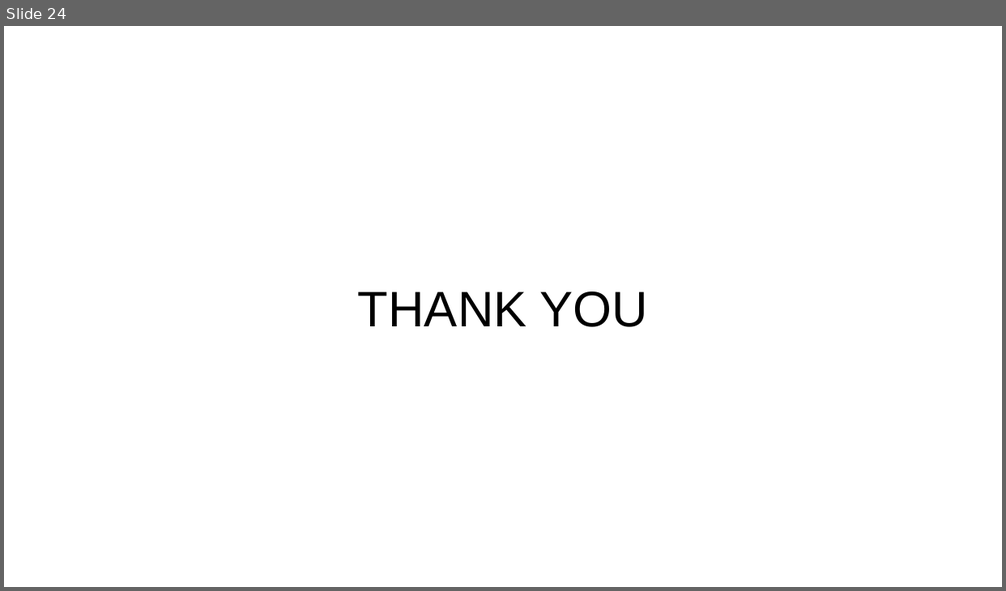
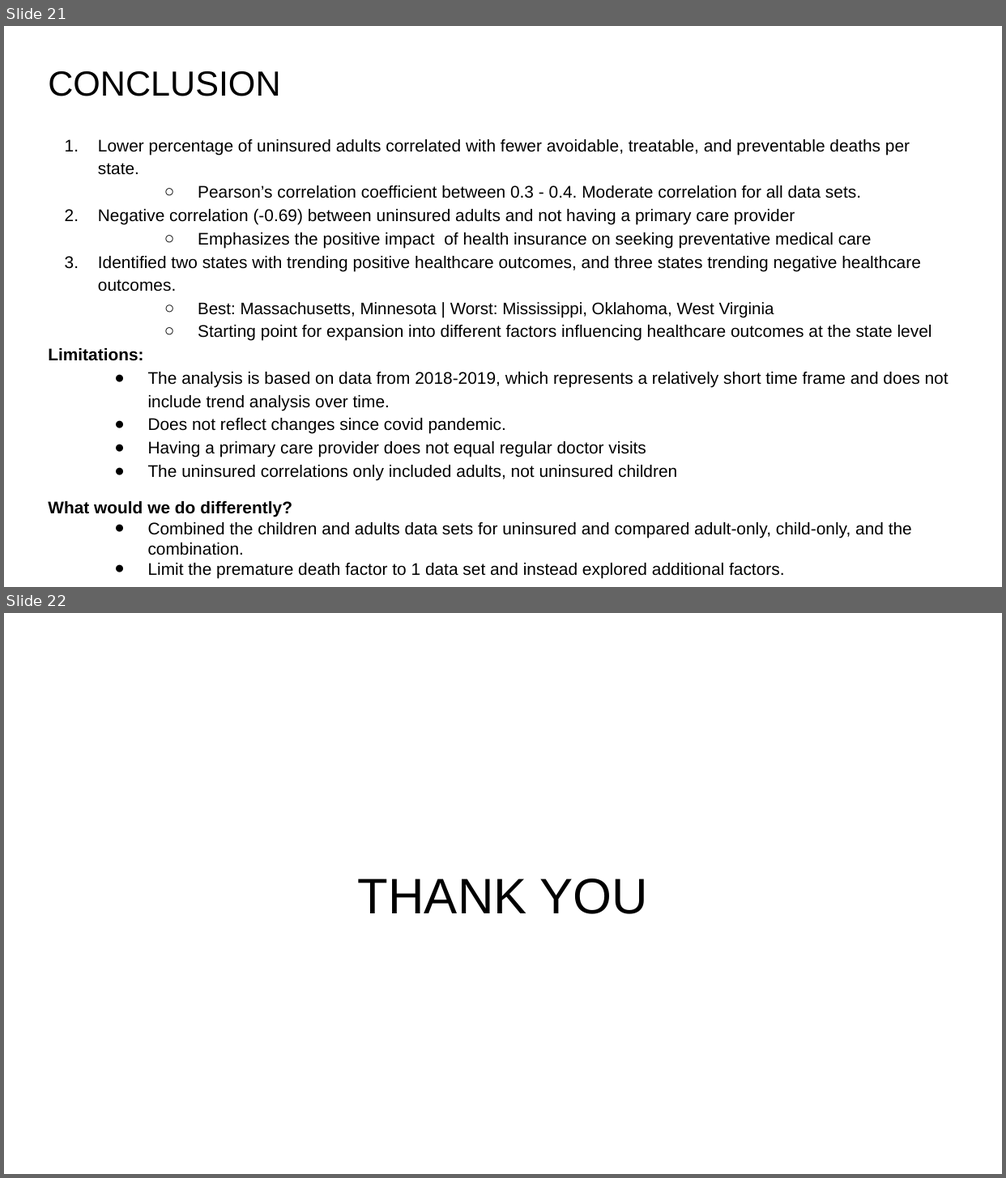
Before and after one commit to redpandata19/Project_1_Team_5, a slide deck: Project 1 Group 5 slides.pptx. Shown one above the other, each under a label of ours: slide 24 before the commit, slides 21 and 22 after it. The pictures are 1006x591 and 1006x1178 pixels, drawn with LibreOffice and Linux fonts; fonts in the diff are those of the drawing. Boxes give left, top, right and bottom in pixels: in the first picture for what was removed or moved away, otherwise in the second. Text is boxed around its words. In the diff, an @@ line names an element or a change of style, - is before the commit and + after.

```diff
--- a/Project 1 Group 5 slides.pptx
+++ b/Project 1 Group 5 slides.pptx
@@ slide 21 added at box(4, 26, 1002, 587), background #FFFFFF @@
@@ title added at box(48, 71, 280, 96), 25.2 pt, text #000000 @@
+CONCLUSION
@@ text added at box(48, 139, 948, 538), 12.2 pt, text #000000 @@
+1. Lower percentage of uninsured adults correlated with fewer avoidable, treatable, and preventable deaths per state.
+  ○ Pearson’s correlation coefficient between 0.3 - 0.4. Moderate correlation for all data sets.
+2. Negative correlation (-0.69) between uninsured adults and not having a primary care provider
+  ○ Emphasizes the positive impact of health insurance on seeking preventative medical care
+3. Identified two states with trending positive healthcare outcomes, and three states trending negative healthcare outcomes.
+  ○ Best: Massachusetts, Minnesota | Worst: Mississippi, Oklahoma, West Virginia
+  ○ Starting point for expansion into different factors influencing healthcare outcomes at the state level
+Limitations:
+● The analysis is based on data from 2018-2019, which represents a relatively short time frame and does not include trend analysis over time.
+● Does not reflect changes since covid pandemic.
+● Having a primary care provider does not equal regular doctor visits
+● The uninsured correlations only included adults, not uninsured children
+What would we do differently?
+● Combined the children and adults data sets for uninsured and compared adult-only, child-only, and the combination.
+● Limit the premature death factor to 1 data set and instead explored additional factors.
@@ what was slide 24 is now slide 22 @@
```
Also in this commit, not shown: 9 slides changed, 6 other slides added, 9 slides removed.
